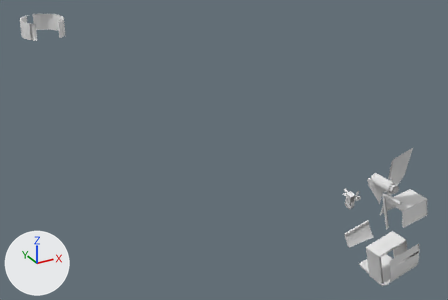
The OBJ model DarkChaos-Dev/gameitems/Primitive.LM_L_LMR_Parts.obj, before and after one commit.
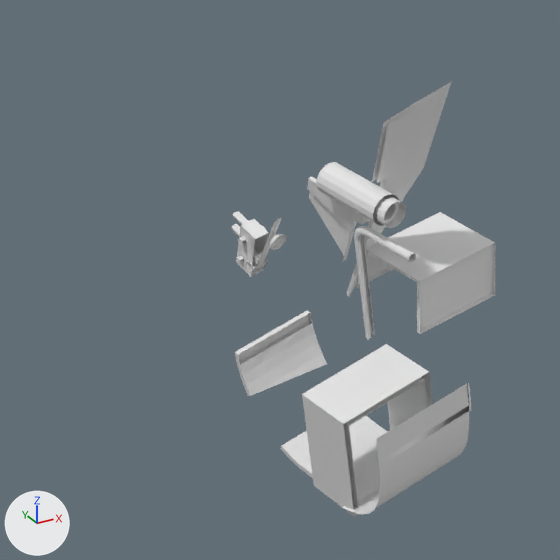
Each version is shown whole from a camera (50 mm lens) standing at (-623.0, -895.0, -39.0) and looking at (-157.0, -48.0, -462.0), then close up on the part from 60% to 100% of the width and 40% to 100% of the height. The axes (+X, +Y, +Z) are drawn at lower left. The lights are the same throughout. Where no turn or scale is listed for an object, it has been applied to the vertices. Vertices at the same position are counted once.

In view in the first close-up: 'LM_L_LMR_Parts'.
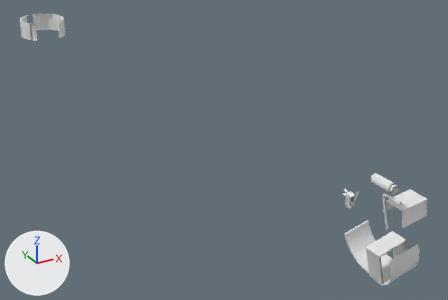
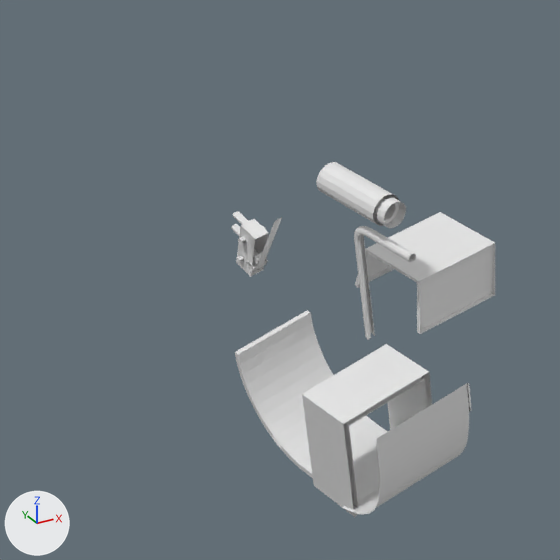
Where the change shows, as pixel boxes [x1, y1, x2, y2] in the close-ups (560 x 560 px):
'LM_L_LMR_Parts', reshaped: before [231, 81, 495, 517]; after [231, 162, 495, 517]
part 1 of me_lm_l_lmr_parts, deleted: before [270, 234, 286, 250]
part 2 of me_lm_l_lmr_parts, deleted: before [307, 176, 370, 261]
part 3 of me_lm_l_lmr_parts, deleted: before [346, 81, 452, 296]
part 4 of me_lm_l_lmr_parts, built on: after [238, 313, 369, 449]

Patch to the scene script:
```diff
--- a/DarkChaos-Dev/gameitems/Primitive.LM_L_LMR_Parts.obj.py
+++ b/DarkChaos-Dev/gameitems/Primitive.LM_L_LMR_Parts.obj.py
@@ me_lm_l_lmr_parts @@
 # used by ob_lm_l_lmr_parts; location = (0.0, 0.0, 0.0)
-me_lm_l_lmr_parts.from_pydata(...)  # 846 vertices, 1332 faces; spans x -453.0..246.0, y -216.0..39.0, z -747.0..-222.0
+me_lm_l_lmr_parts.from_pydata(...)  # 743 vertices, 1181 faces; spans x -453.0..246.0, y -216.0..39.0, z -747.0..-222.0
+# me_lm_l_lmr_parts part 1: the loose piece of 45 vertices spanning x 150.0..162.0, y -48.0..-41.0, z -643.0..-631.0 is deleted
+# me_lm_l_lmr_parts part 2: the loose piece of 43 vertices spanning x 152.0..176.0, y -122.0..-66.0, z -629.0..-576.0 is deleted
+# me_lm_l_lmr_parts part 3: the loose piece of 30 vertices spanning x 134.0..199.0, y -150.0..-80.0, z -668.0..-491.0 is deleted
+# me_lm_l_lmr_parts part 4
+# 1 vertex moves from x 173.0, y -117.0, z -678.0 to x 173.0, y -116.0, z -678.0
+# 15 vertices are added at x 107.0..169.0, y -108.0..-90.0, z -738.0..-708.0
+# 42 new faces join them
```
